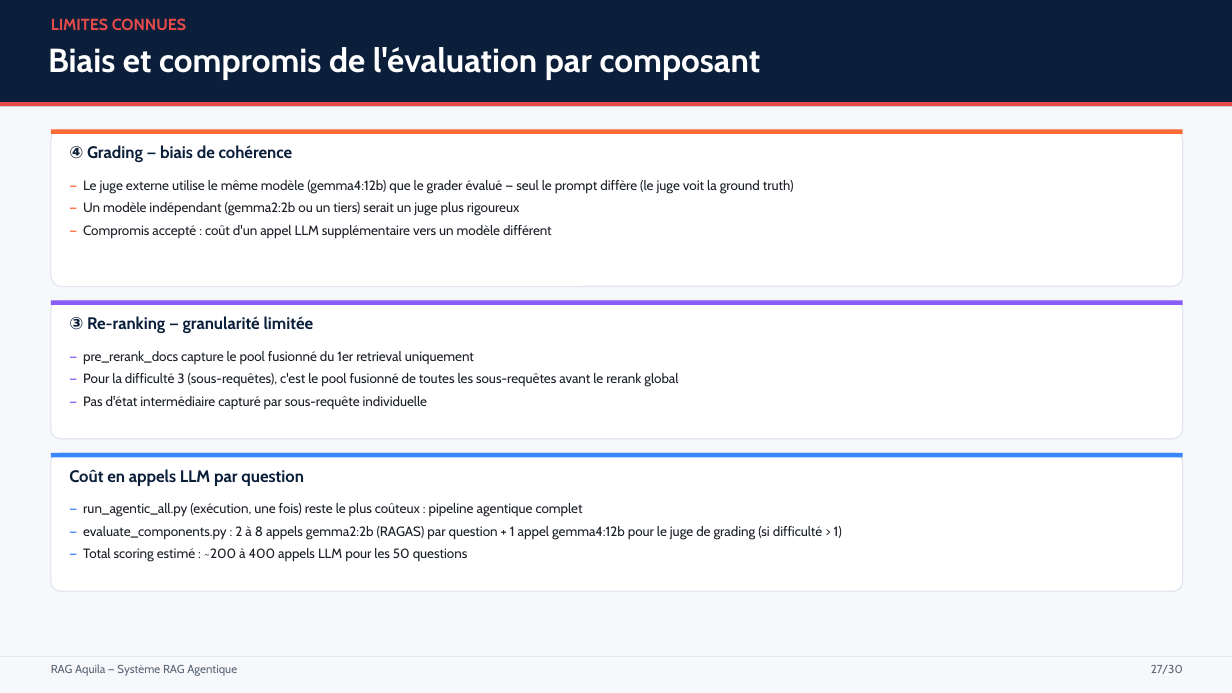
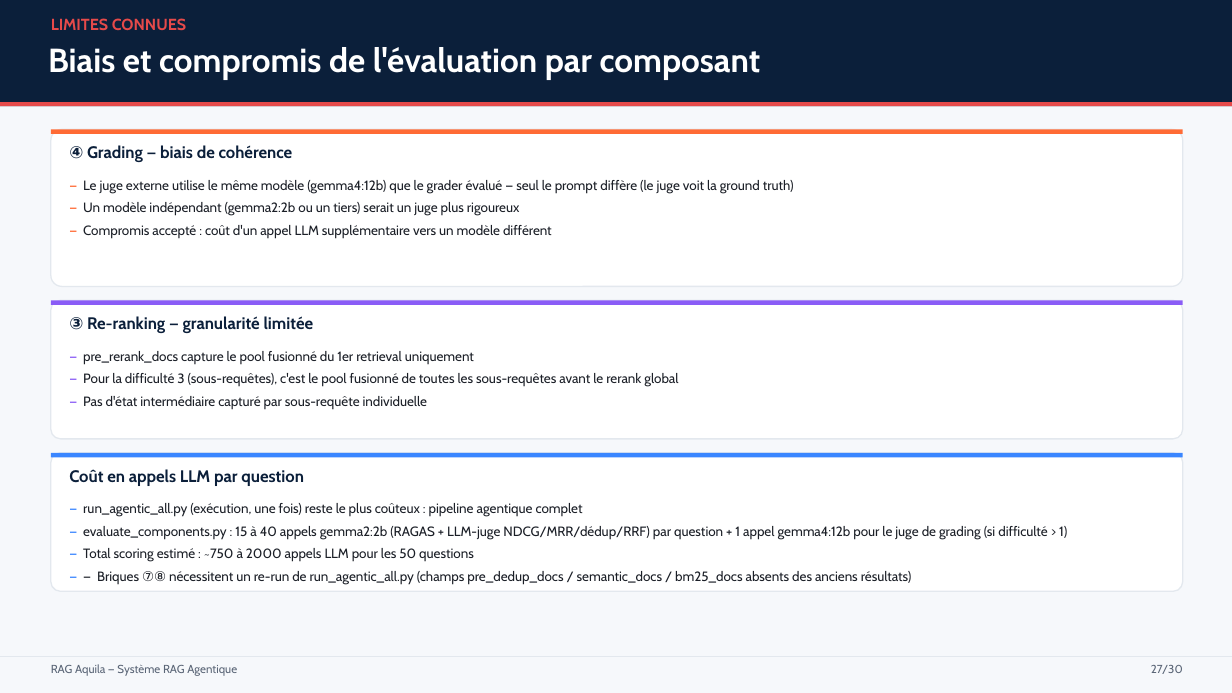
Before and after one commit to paulhenriduranton-collab/RAG_Aquila, a slide deck: slide 27 of Presentation_RAG_Aquila.pptx. Drawn at 1232x693 pixels with LibreOffice and Linux fonts; fonts in the diff are those of the drawing. Boxes give left, top, right and bottom in pixels: in the first picture for what was removed or moved away, otherwise in the second. Text is boxed around its words. In the diff, an @@ line names an element or a change of style, - is before the commit and + after.

Commit message:
feat: Enhance agent functionality with deduplication tracking and grading snapshots
- Added new fields in AgentState to track documents removed and kept during deduplication.
- Implemented logic to capture and return deduplication pairs in retrieval processes.
- Updated retrieval functions to support deduplication tracking and improved document handling.
- Enhanced grading process to include snapshots before rewrites, ensuring consistency in evaluations.
- Modified deduplication evaluation to compare removed and kept documents directly, measuring real information loss.
- Improved evaluation metrics for query rewriting to assess targeting effectiveness of new queries.
- Updated relevant prompts and evaluation functions to accommodate new deduplication and grading features.

```diff
--- a/Presentation_RAG_Aquila.pptx
+++ b/Presentation_RAG_Aquila.pptx
@@ text at <box>83,526,1067,584</box>: text changed @@
-— evaluate_components.py : 2 à 8 appels gemma2:2b (RAGAS) par question + 1 appel gemma4:12b pour le juge de grading (si difficulté > 1)
-— Total scoring estimé : ~200 à 400 appels LLM pour les 50 questions
+— evaluate_components.py : 15 à 40 appels gemma2:2b (RAGAS + LLM-juge NDCG/MRR/dédup/RRF) par question + 1 appel gemma4:12b pour le juge de grading (si difficulté > 1)
+— Total scoring estimé : ~750 à 2000 appels LLM pour les 50 questions
+— — Briques ⑦⑧ nécessitent un re-run de run_agentic_all.py (champs pre_dedup_docs / semantic_docs / bm25_docs absents des anciens résultats)
```
Also in this commit, not shown: 6 other slides changed, 6 other files.
